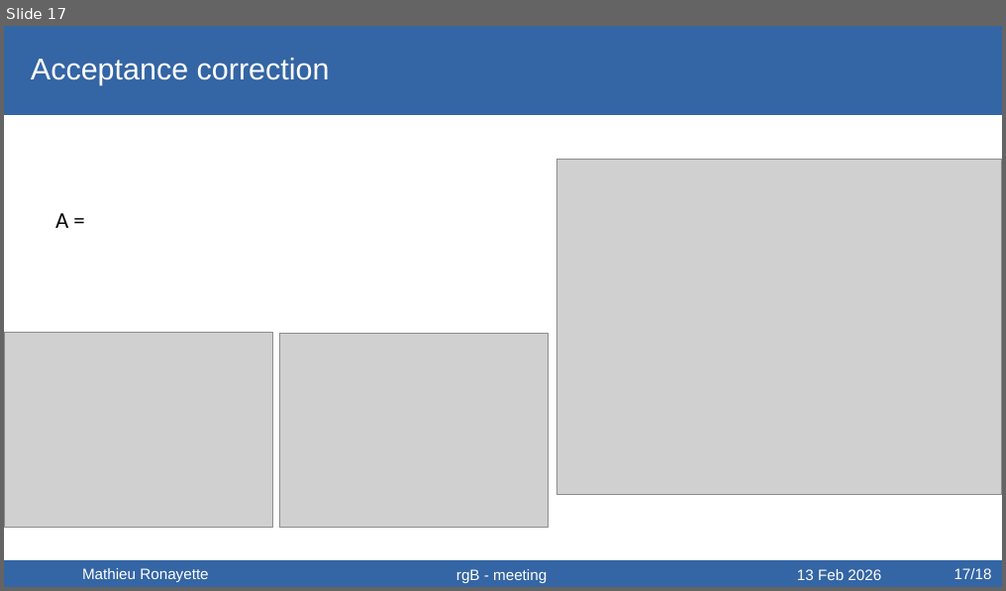
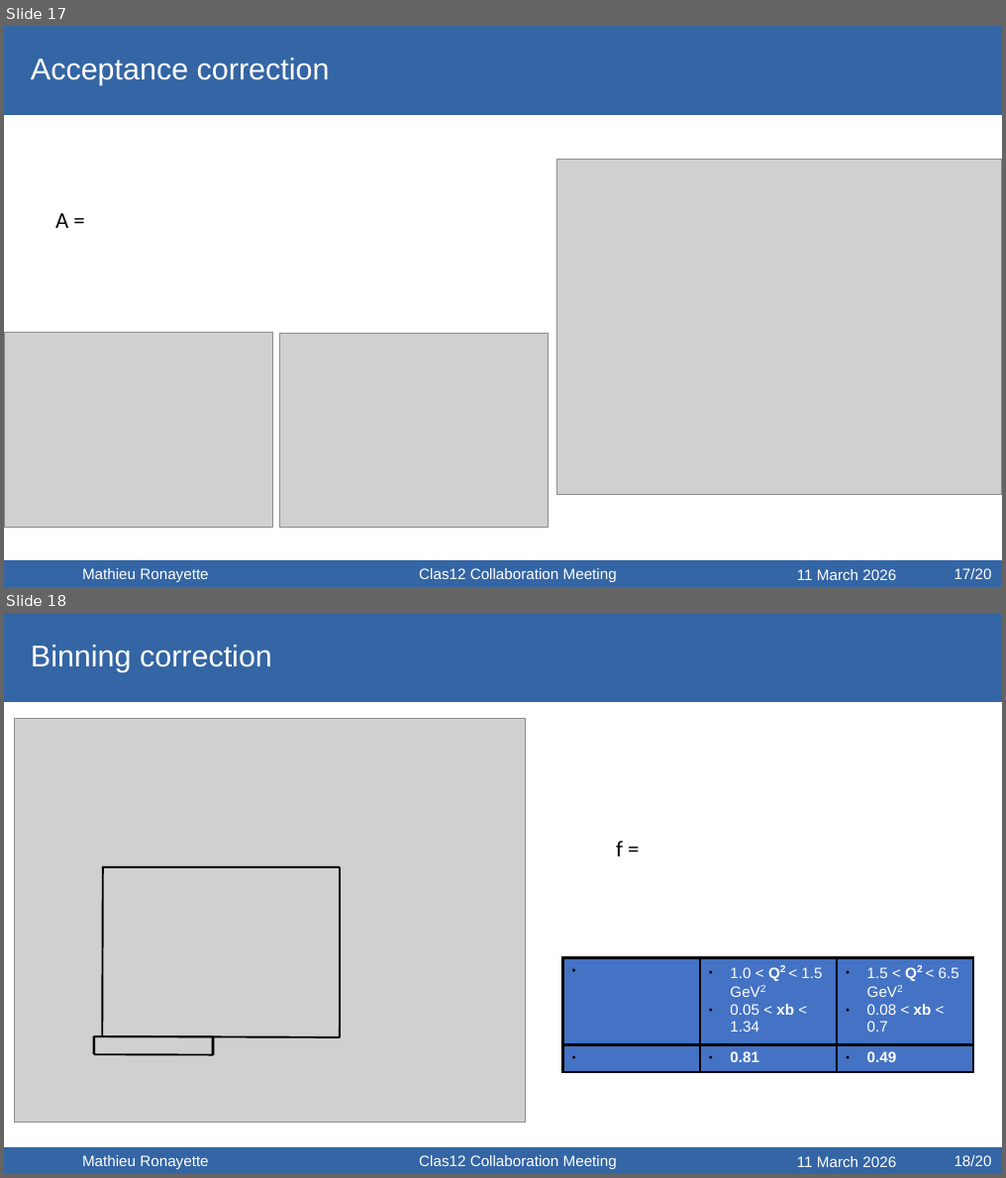
Before and after one commit to mathieuryt/phi_analysis, a slide deck: electroproduction/presentations/ClasMeeting_ronayette.odp. Shown one above the other, each under a label of ours: slide 17 before the commit, slides 17 and 18 after it. The pictures are 1006x591 and 1006x1178 pixels, drawn with LibreOffice and Linux fonts; fonts in the diff are those of the drawing; grey boxes stand for pictures. Boxes give left, top, right and bottom in pixels: in the first picture for what was removed or moved away, otherwise in the second. Text is boxed around its words. In the diff, an @@ line names an element or a change of style, - is before the commit and + after.

```diff
--- a/electroproduction/presentations/ClasMeeting_ronayette.odp
+++ b/electroproduction/presentations/ClasMeeting_ronayette.odp
@@ slide 18 added at [4,613,1002,1174], background #FFFFFF @@
@@ freeform shape added at [4,613,1002,702], fill #3465A4 @@
@@ text added at [31,645,272,672], 24 pt, text #FFFFFF @@
+Binning correction
@@ picture added at [14,719,526,1123] @@
@@ text added at [616,841,623,857], 18 pt, text #000000 @@
+f =
@@ line added from (103, 1037) to (103, 866), #000000 1.5 pt @@
@@ line added from (103, 867) to (340, 867), #000000 1.5 pt @@
@@ line added from (340, 1038) to (340, 867), #000000 1.5 pt @@
@@ table added at [562,959,973,1066], 2 rows, 3 columns @@
+bin | 1.0 < Q2 < 1.5 GeV2 / 0.05 < xb < 1.34 | 1.5 < Q2 < 6.5 GeV2 / 0.08 < xb < 0.7
+f | 0.81 | 0.49
@@ line added from (94, 1037) to (94, 1055), #000000 2.01 pt @@
@@ line added from (94, 1037) to (213, 1037), #000000 1.5 pt @@
@@ line added from (94, 1055) to (213, 1055), #000000 1.5 pt @@
@@ line added from (103, 1037) to (340, 1038), #000000 1.5 pt @@
@@ line added from (213, 1037) to (213, 1056), #000000 2.01 pt @@
@@ freeform shape added at [4,1149,1002,1174], fill #3465A4 @@
@@ text added at [82,1156,208,1169], 12 pt, text #FFFFFF @@
+Mathieu Ronayette
@@ text added at [419,1156,617,1169], 12 pt, text #FFFFFF @@
+Clas12 Collaboration Meeting
@@ text added at [797,1157,896,1167], 12 pt, text #FFFFFF @@
+11 March 2026
@@ text added at [954,1156,992,1166], 12 pt, text #FFFFFF @@
+18/20
@@ slide 17 changed as well @@
@@ text at [419,569,617,582]: text changed @@
-rgB - meeting
+Clas12 Collaboration Meeting
@@ text at [797,570,896,580]: text changed @@
-13 Feb 2026
+11 March 2026
@@ text at [954,569,992,579]: text changed @@
-17/18
+17/20
```
Also in this commit, not shown: 21 other slides changed, 19 other slides added, 2 slides removed, 17 other files.
